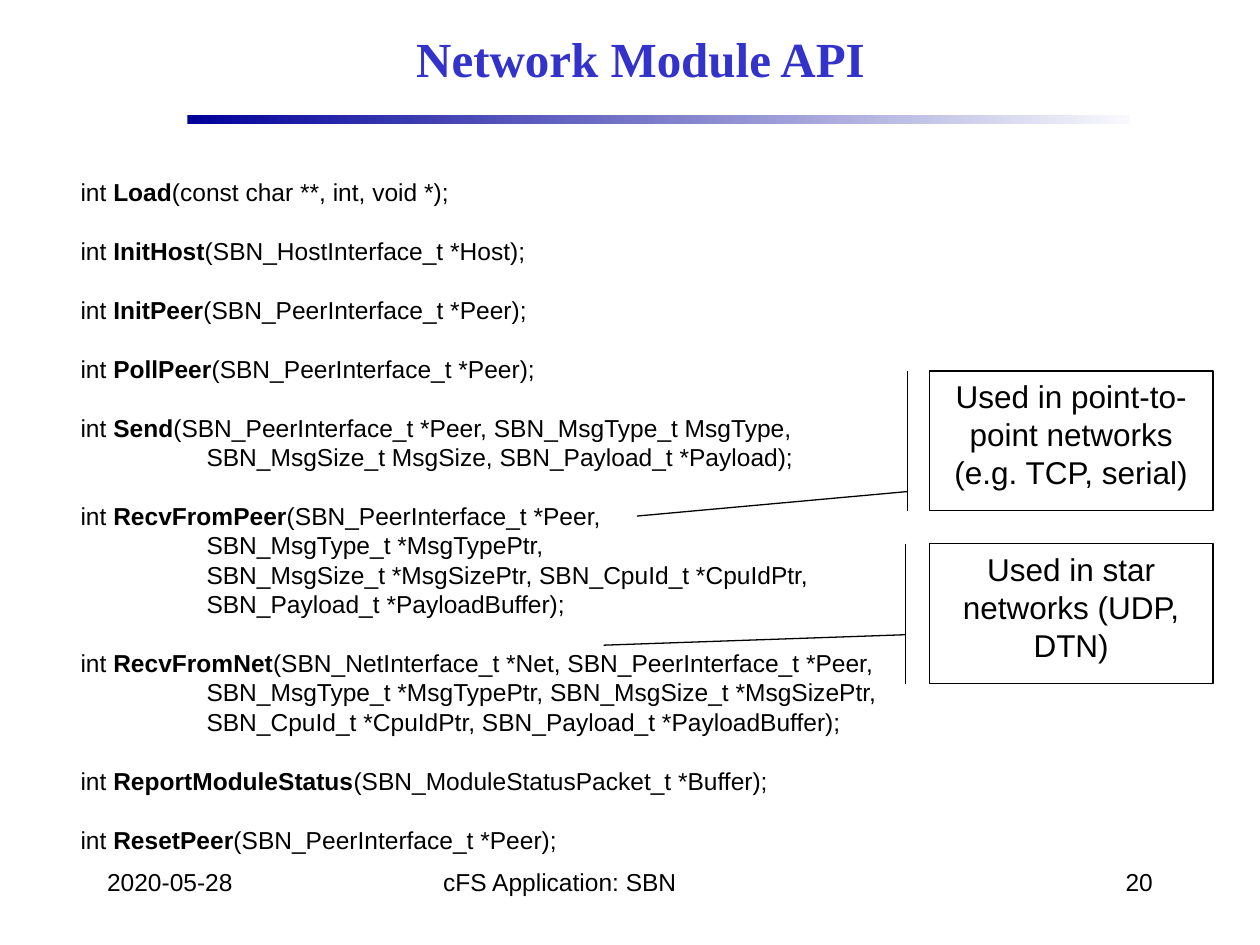
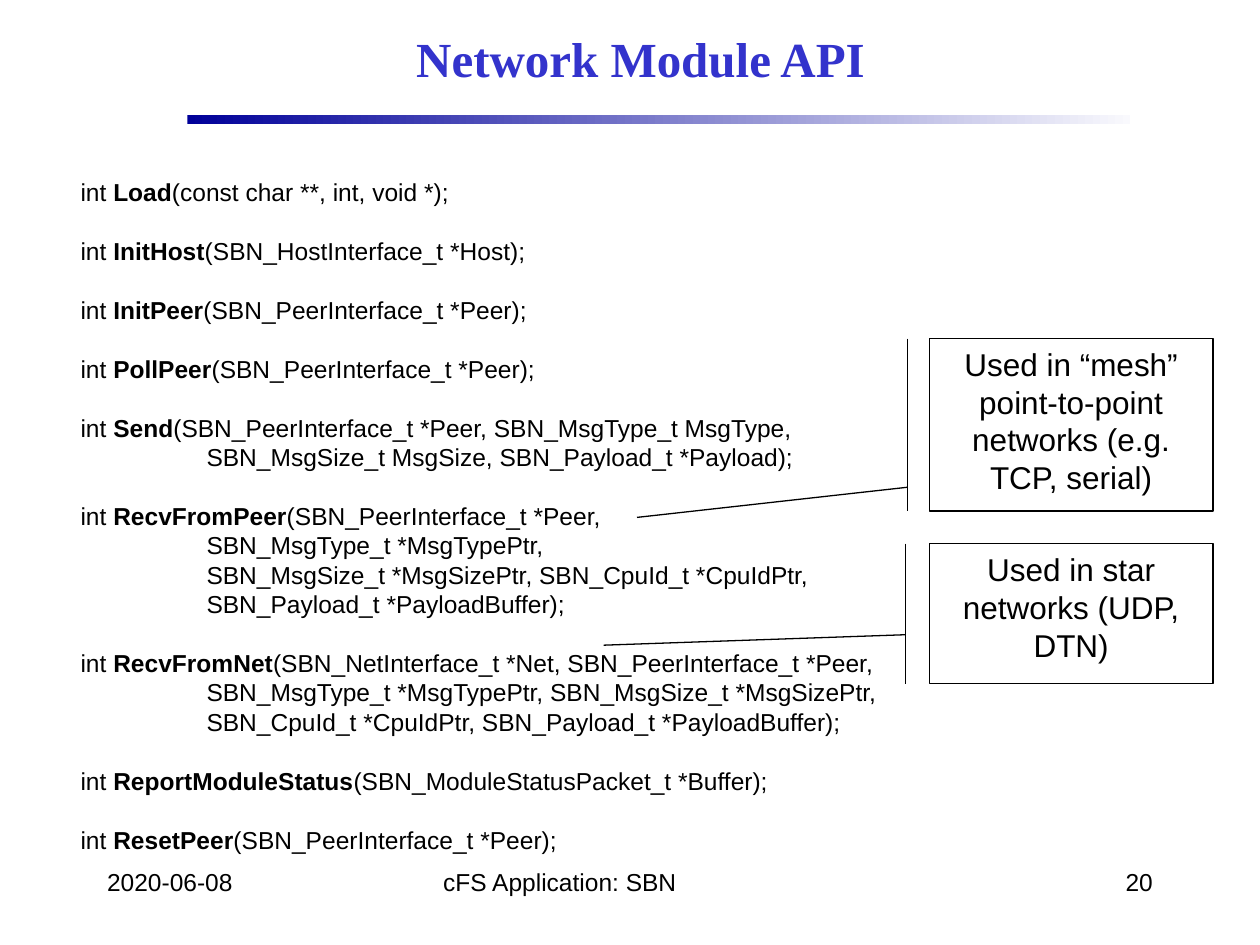
Before and after one commit to nasa/SBN, a slide deck: slide 20 of doc/SBN_Design.pptx. Drawn at 1260x945 pixels with LibreOffice and Linux fonts; fonts in the diff are those of the drawing; background and template pictures are left out. Boxes give left, top, right and bottom in pixels: in the first picture for what was removed or moved away, otherwise in the second. Text is boxed around its words. In the diff, an @@ line names an element or a change of style, - is before the commit and + after.

```diff
--- a/doc/SBN_Design.pptx
+++ b/doc/SBN_Design.pptx
@@ accent border callout "Used in “mesh” point-to-point networks ...": place and size @@
-accent border callout "Used in “mesh” point-to-point networks ..." at bbox=[930, 370, 1213, 510]
+accent border callout "Used in “mesh” point-to-point networks ..." at bbox=[930, 339, 1213, 512]
@@ text in accent border callout at bbox=[964, 353, 1178, 495]: text changed @@
-Used in point-to-point networks (e.g. TCP, serial)
+Used in “mesh” point-to-point networks (e.g. TCP, serial)
@@ text at bbox=[107, 874, 232, 892]: text changed @@
-2020-05-28
+2020-06-08
```
Also in this commit, not shown: 19 other slides changed.
